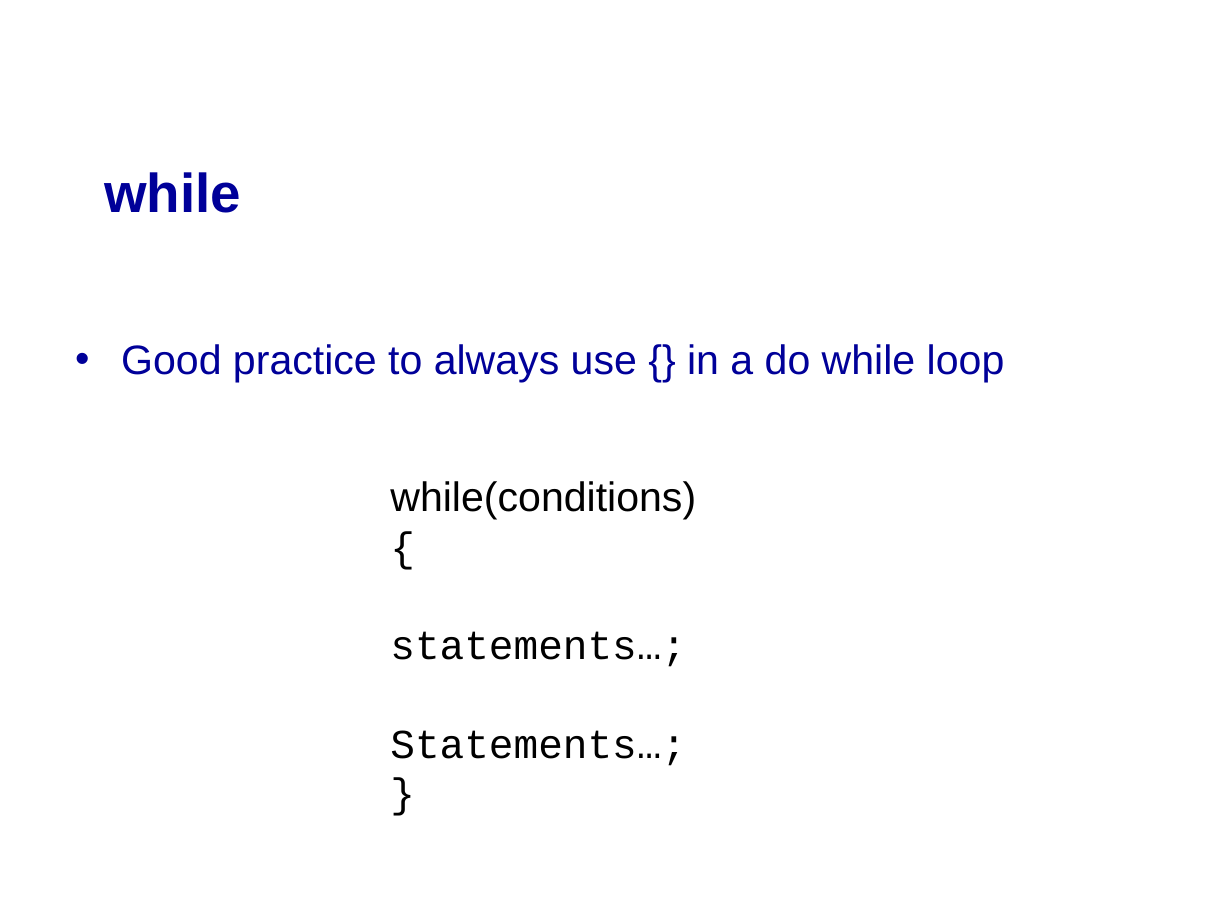
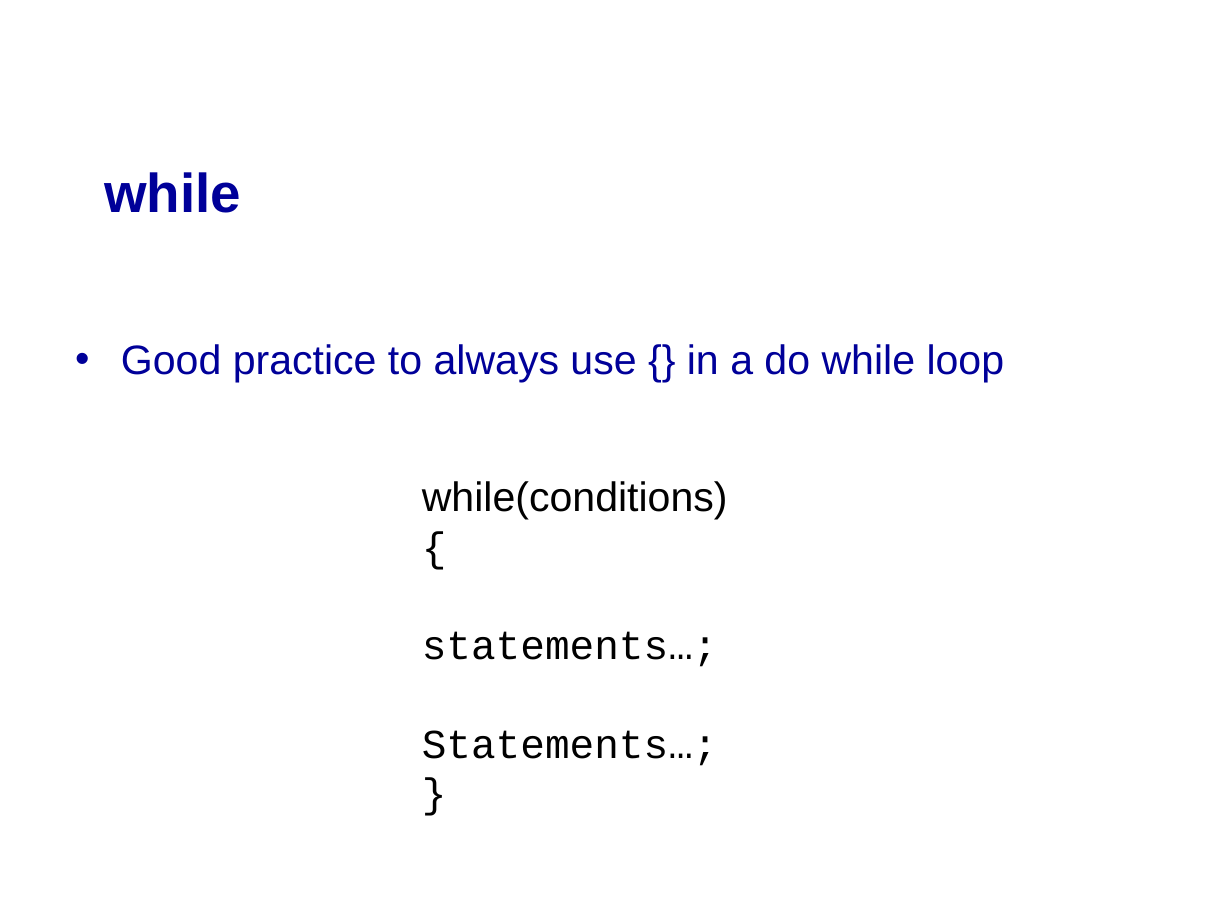
Before and after one commit to mikeg64/iome, a slide deck: slide 38 of src/examples/course/c/presentation/IntrotoC1.ppt (slide 37 before the commit). Drawn at 1232x924 pixels with LibreOffice and Linux fonts; fonts in the diff are those of the drawing; background and template pictures are left out. Boxes give left, top, right and bottom in pixels: in the first picture for what was removed or moved away, otherwise in the second. Text is boxed around its words. In the diff, an @@ line names an element or a change of style, - is before the commit and + after.

```diff
--- a/src/examples/course/c/presentation/IntrotoC1.ppt
+++ b/src/examples/course/c/presentation/IntrotoC1.ppt
@@ text "while(conditions)": place and size @@
-text "while(conditions)" at [390,481,696,766]
+text "while(conditions)" at [422,481,728,766]
```
Also in this commit, not shown: 14 other slides changed, 1 slide added, 4 other files.
